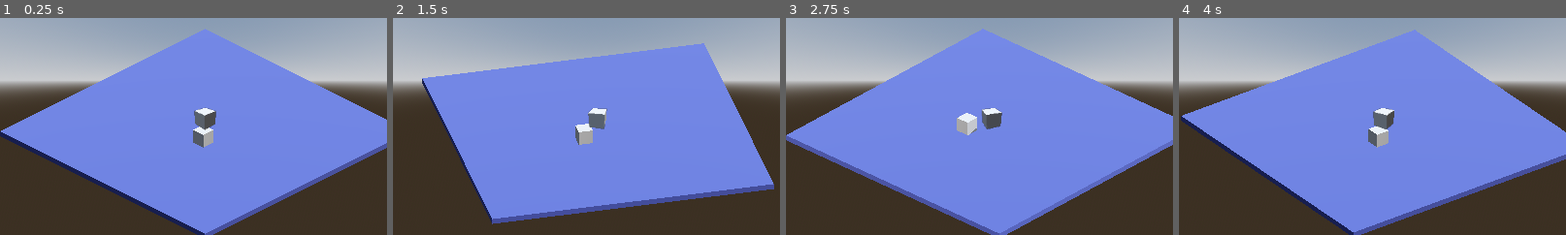
Above: before the commit, frames 1-4 (left to right).
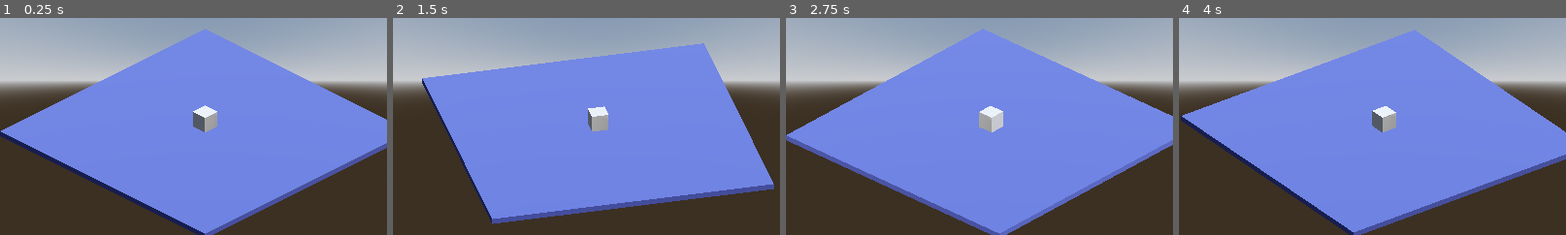
Above: after the commit, the same moments.

Repository: marmonkin/Thesis-Game
Game: Godot game, scene res://main_scene.tscn
Same seed, same stepped clock (60 frames per second), same inputs: the game is played once before the commit and once after it. Before the commit the project has no main scene; this scene is started directly in both runs.
Inputs (mouse positions are % of the whole screen's width and height, from its top left):
- Up to frame 1 (0.25 s): no input
- Up to frame 2 (1.5 s): move the mouse to (72, 45) at 0.52 s; hold E (rot_right) 0.53-1.28 s; click (72, 45) at 0.67 s; move the mouse to (30, 55) at 1.27 s; hold Q (rot_left) from 1.28 s (still down); click (30, 55) at 1.42 s
- Up to frame 3 (2.75 s): move the mouse to (60, 28) at 2.02 s; release Q (rot_left) at 2.03 s; hold E (rot_right) from 2.03 s (still down); click (60, 28) at 2.17 s
- Up to frame 4 (4 s): move the mouse to (45, 70) at 2.77 s; click (45, 70) at 2.92 s; move the mouse to (80, 65) at 3.52 s; release E (rot_right) at 3.53 s; hold Q (rot_left) from 3.53 s (still down); click (80, 65) at 3.67 s
The pictures show only the part of the screen within x 24-73%, y 26-76%; the shares and areas given below are measured in that part.

The runs differ from the first frame. In frame 1, 0.7% of the frame differs, in the area x 49-57%, y 40-60%; in frame 2, 0.8%; in frame 3, 0.9%, in the area x 44-57%, y 40-55%; in frame 4, 0.8%.

Commit message:
interactable base is in

Diff:
--- a/Rooms/base_room.tscn
+++ b/Rooms/base_room.tscn
@@ -1,9 +1,15 @@
 [gd_scene format=3 uid="uid://d1n2rq1qu12dt"]
 
-[ext_resource type="PackedScene" uid="uid://cf0ox1t6i5j8f" path="res://pickupable.tscn" id="1_uglcu"]
+[ext_resource type="PackedScene" uid="uid://cf0ox1t6i5j8f" path="res://interactable.tscn" id="1_uglcu"]
+[ext_resource type="Script" uid="uid://dmwkuyfanvx0t" path="res://Resource/InteractableData.gd" id="2_fs65j"]
 
 [sub_resource type="StandardMaterial3D" id="StandardMaterial3D_7j06c"]
 albedo_color = Color(0.21123034, 0.23943305, 0.47554272, 1)
+
+[sub_resource type="Resource" id="Resource_g03ww"]
+script = ExtResource("2_fs65j")
+interaction_type = "pickup"
+metadata/_custom_type_script = "uid://dmwkuyfanvx0t"
 
 [node name="Room" type="Node3D" unique_id=409298254]
 
@@ -12,5 +18,10 @@
 size = Vector3(1, 0.078125, 1)
 material = SubResource("StandardMaterial3D_7j06c")
 
-[node name="Pickupable" parent="." unique_id=521622925 instance=ExtResource("1_uglcu")]
-transform = Transform3D(1, 0, 0, 0, 1, 0, 0, 0, 1, 0.21314144, 0.14640407, 0.25051636)
+[node name="CSGBox3D2" type="CSGBox3D" parent="." unique_id=1363255682]
+transform = Transform3D(0.23760074, 0, 0, 0, 0.23760074, 0, 0, 0, 0.23760074, 0, 0.23103118, 0)
+
+[node name="Area3D" parent="CSGBox3D2" unique_id=1309140725 instance=ExtResource("1_uglcu")]
+data = SubResource("Resource_g03ww")
+
+[editable path="CSGBox3D2/Area3D"]
--- a/Scripts/managers/cursor_mananger.gd
+++ b/Scripts/managers/cursor_mananger.gd
@@ -1,14 +1,17 @@
 extends Node3D
+class_name CursorManager
 
 # Preload cursor textures
 @export var default_cursor: Texture2D
 @export var hover_cursor: Texture2D
 @export var interactable_cursor: Texture2D
 
+
 func _ready():
 	# Set the default cursor
 	Input.set_custom_mouse_cursor(default_cursor, Input.CURSOR_ARROW, Vector2.ZERO)
 
+## default, hover, interactable
 func set_cursor(cursor_type: String):
 	match cursor_type:
 		"default":
--- a/cursor_man.tscn
+++ b/cursor_man.tscn
@@ -1,6 +1,12 @@
 [gd_scene format=3 uid="uid://tq07r2dj2j0l"]
 
 [ext_resource type="Script" uid="uid://bpub2kg445du6" path="res://Scripts/managers/cursor_mananger.gd" id="1_w3eg0"]
+[ext_resource type="Texture2D" uid="uid://0u58bxc8j7y4" path="res://Cursor/cursor_none.png" id="2_owp4g"]
+[ext_resource type="Texture2D" uid="uid://b0ojyowyu0jie" path="res://Cursor/cursor_help.png" id="3_iwlwm"]
+[ext_resource type="Texture2D" uid="uid://diqkjthd5crep" path="res://Cursor/cursor_exclamation.png" id="4_2hst3"]
 
 [node name="CursorMan" type="Node3D" unique_id=2092318042]
 script = ExtResource("1_w3eg0")
+default_cursor = ExtResource("2_owp4g")
+hover_cursor = ExtResource("3_iwlwm")
+interactable_cursor = ExtResource("4_2hst3")
--- /dev/null
+++ b/interactable.tscn
@@ -0,0 +1,22 @@
+[gd_scene format=3 uid="uid://cf0ox1t6i5j8f"]
+
+[ext_resource type="Script" uid="uid://db42nha66i5m8" path="res://interactable_base.gd" id="1_wh154"]
+[ext_resource type="Script" uid="uid://dmwkuyfanvx0t" path="res://Resource/InteractableData.gd" id="2_jcy0q"]
+
+[sub_resource type="Resource" id="Resource_0k2he"]
+script = ExtResource("2_jcy0q")
+metadata/_custom_type_script = "uid://dmwkuyfanvx0t"
+
+[sub_resource type="SphereShape3D" id="SphereShape3D_1hr0u"]
+radius = 1.0885001
+
+[node name="Area3D" type="Area3D" unique_id=1309140725]
+script = ExtResource("1_wh154")
+data = SubResource("Resource_0k2he")
+
+[node name="CollisionShape3D" type="CollisionShape3D" parent="." unique_id=413945871]
+shape = SubResource("SphereShape3D_1hr0u")
+
+[connection signal="input_event" from="." to="." method="_on_input_event"]
+[connection signal="mouse_entered" from="." to="." method="_on_mouse_entered"]
+[connection signal="mouse_exited" from="." to="." method="_on_mouse_exited"]
--- /dev/null
+++ b/interactable_base.gd
@@ -0,0 +1,46 @@
+extends Area3D
+class_name Interactable
+
+@export var data: InteractableData
+
+var cursor_manager: CursorManager
+var inter_manager: InteractableManager
+
+
+func _ready():
+	if not cursor_manager:
+		cursor_manager = get_tree().get_first_node_in_group("cursor_manager")
+
+	if not inter_manager:
+		inter_manager = get_tree().get_first_node_in_group("interaction_manager")
+
+	inter_manager.register_interactable(self)
+
+func _on_mouse_entered():
+	# Change cursor based on data
+	var cursor_type
+	match data.interaction_type:
+		"pickup":
+			cursor_type = "hover"
+	cursor_manager.set_cursor(cursor_type)
+
+func _on_mouse_exited():
+	cursor_manager.set_cursor("default")
+
+func _on_input_event(camera: Node, event: InputEvent, position: Vector3, normal: Vector3, shape_idx: int):
+	if event is InputEventMouseButton and event.button_index == MOUSE_BUTTON_LEFT and event.pressed:
+		interact()
+
+func interact():
+	print("Interacting with ", data.display_name)
+	# Handle interaction based on data
+	match data.interaction_type:
+		"pickup":
+			get_parent_node_3d().queue_free()
+			cursor_manager.set_cursor("default")
+		_:
+			print("No interaction")
+
+
+func _exit_tree() -> void:
+	inter_manager.unregister_interactable(self)
--- /dev/null
+++ b/interation_man.tscn
@@ -0,0 +1,6 @@
+[gd_scene format=3 uid="uid://bcj5qiehqitv4"]
+
+[ext_resource type="Script" uid="uid://dtixre216xgcg" path="res://interation_manager.gd" id="1_8axpj"]
+
+[node name="InteractionMan" type="Node3D" unique_id=65828697 groups=["interaction_manager"]]
+script = ExtResource("1_8axpj")
--- /dev/null
+++ b/interation_manager.gd
@@ -0,0 +1,17 @@
+extends Node
+class_name InteractableManager
+
+var interactables: Array[Interactable] = []
+var interactions_enabled: bool = true
+
+func register_interactable(interactable: Interactable):
+	if not interactables.has(interactable):
+		interactables.append(interactable)
+
+func unregister_interactable(interactable: Interactable):
+	interactables.erase(interactable)
+
+func set_interactions_enabled(enabled: bool):
+	interactions_enabled = enabled
+	for i in interactables:
+		i.process_mode = PROCESS_MODE_DISABLED if not enabled else PROCESS_MODE_INHERIT
--- a/main_scene.tscn
+++ b/main_scene.tscn
@@ -4,8 +4,7 @@
 [ext_resource type="PackedScene" uid="uid://pi7rrl21hf2v" path="res://cam_anchor.tscn" id="2_2c62f"]
 [ext_resource type="PackedScene" uid="uid://tq07r2dj2j0l" path="res://cursor_man.tscn" id="3_d5x1h"]
 [ext_resource type="Script" uid="uid://clartx4c6yfb6" path="res://rotateon.gd" id="3_gyfs4"]
-[ext_resource type="Texture2D" uid="uid://0u58bxc8j7y4" path="res://Cursor/cursor_none.png" id="4_nfk4m"]
-[ext_resource type="Texture2D" uid="uid://b0ojyowyu0jie" path="res://Cursor/cursor_help.png" id="5_66tet"]
+[ext_resource type="PackedScene" uid="uid://bcj5qiehqitv4" path="res://interation_man.tscn" id="3_hq1ik"]
 [ext_resource type="Texture2D" uid="uid://bvwapm7jxrwve" path="res://Cursor/hand_point.png" id="6_7ycvg"]
 
 [sub_resource type="ProceduralSkyMaterial" id="ProceduralSkyMaterial_0f027"]
@@ -24,6 +23,7 @@
 [node name="Main" type="Node3D" unique_id=998085854]
 
 [node name="SubViewportContainer" type="SubViewportContainer" parent="." unique_id=1064325762]
+visible = false
 anchors_preset = 8
 anchor_left = 0.5
 anchor_top = 0.5
@@ -42,7 +42,7 @@
 transparent_bg = true
 handle_input_locally = false
 size = Vector2i(150, 150)
-render_target_update_mode = 4
+render_target_update_mode = 0
 
 [node name="Camera3D" type="Camera3D" parent="SubViewportContainer/SubViewport" unique_id=748193400]
 transform = Transform3D(1, 0, 0, 0, 0.8660254, 0.5, 0, -0.5, 0.8660254, 0, 2, -4.947956)
@@ -58,9 +58,9 @@
 [node name="-----------------" type="Node3D" parent="." unique_id=1259966664]
 visible = false
 
-[node name="CursorMan" parent="." unique_id=2092318042 instance=ExtResource("3_d5x1h")]
-default_cursor = ExtResource("4_nfk4m")
-hover_cursor = ExtResource("5_66tet")
+[node name="InteractionMan" parent="." unique_id=65828697 instance=ExtResource("3_hq1ik")]
+
+[node name="CursorMan" parent="." unique_id=2092318042 groups=["cursor_manager"] instance=ExtResource("3_d5x1h")]
 interactable_cursor = ExtResource("6_7ycvg")
 
 [node name="-----------------2" type="Node3D" parent="." unique_id=258498581]
--- a/pickupable.tscn
+++ /dev/null
@@ -1,19 +0,0 @@
-[gd_scene format=3 uid="uid://cf0ox1t6i5j8f"]
-
-[ext_resource type="Script" uid="uid://db42nha66i5m8" path="res://pickupable_base.gd" id="1_ivmqe"]
-
-[sub_resource type="SphereShape3D" id="SphereShape3D_1hr0u"]
-radius = 0.22172084
-
-[node name="Pickupable" type="Node3D" unique_id=521622925]
-script = ExtResource("1_ivmqe")
-
-[node name="CSGBox3D" type="CSGBox3D" parent="." unique_id=2042655325]
-transform = Transform3D(0.19999999, 0, 0, 0, 0.19999999, 0, 0, 0, 0.19999999, 0, 0, 0)
-
-[node name="Area3D" type="Area3D" parent="." unique_id=1309140725]
-
-[node name="CollisionShape3D" type="CollisionShape3D" parent="Area3D" unique_id=413945871]
-shape = SubResource("SphereShape3D_1hr0u")
-
-[connection signal="mouse_entered" from="Area3D" to="." method="_on_area_3d_mouse_entered"]
--- a/pickupable_base.gd
+++ /dev/null
@@ -1,15 +0,0 @@
-extends Node3D
-
-
-# Called when the node enters the scene tree for the first time.
-func _ready() -> void:
-	pass # Replace with function body.
-
-
-# Called every frame. 'delta' is the elapsed time since the previous frame.
-func _process(delta: float) -> void:
-	pass
-
-
-func _on_area_3d_mouse_entered() -> void:
-	pass # Replace with function body.
--- a/project.godot
+++ b/project.godot
@@ -11,6 +11,7 @@
 [application]
 
 config/name="Puzzle House"
+run/main_scene="uid://dwma16btcf6v8"
 config/features=PackedStringArray("4.6", "Forward Plus")
 config/icon="res://icon.svg"
 
@@ -21,6 +22,12 @@
 "res://Resource/": "yellow",
 "res://Rooms/": "red"
 }
+
+[global_group]
+
+interactable=""
+cursor_manager=""
+interaction_manager=""
 
 [input]
 
Binary file changed: Cursor/arrow_s.png
Binary file changed: Cursor/cursor_exclamation.png
Binary file changed: Cursor/cursor_help.png
Binary file changed: Cursor/cursor_none.png
Binary file changed: Cursor/disabled.png
Renamed: pickupable_base.gd.uid -> interactable_base.gd.uid
Not shown, added: interation_manager.gd.uid
